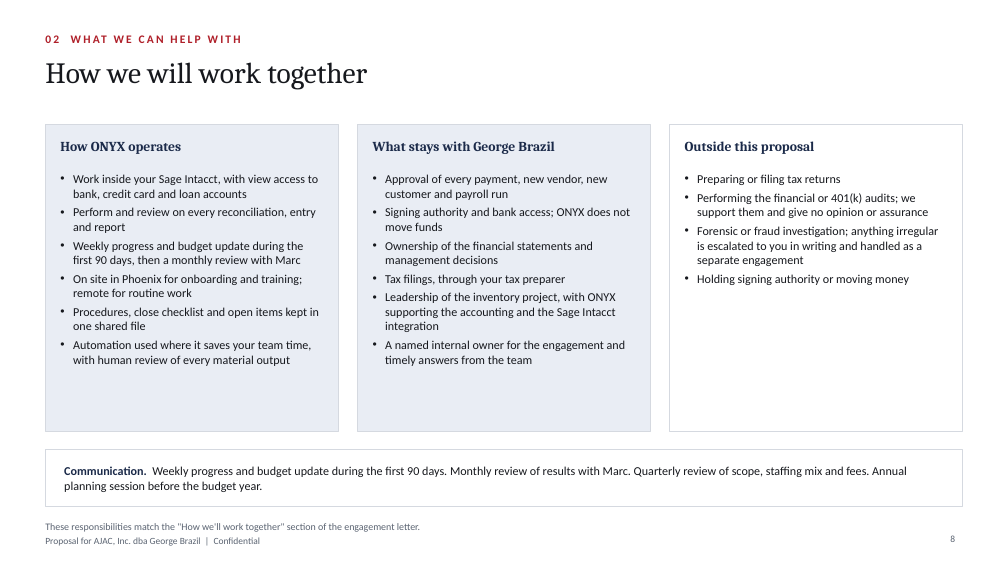
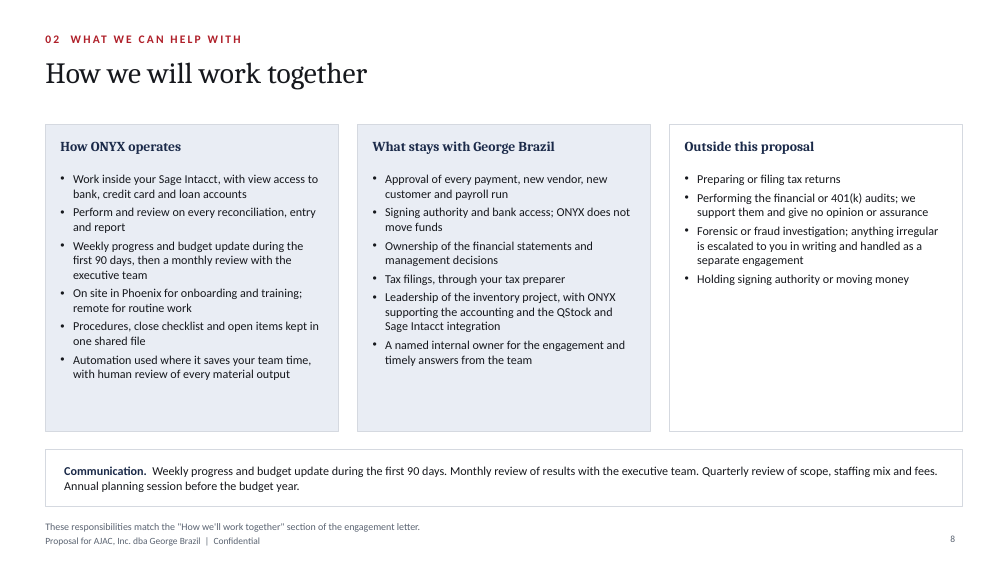
Before and after one commit to Onyxcfo/Engagement-Letter-Edits, a slide deck: slide 8 of Onyx_AJAC_Proposal.pptx. Drawn at 1008x567 pixels with LibreOffice and Linux fonts; fonts in the diff are those of the drawing; background and template pictures are left out. Boxes give left, top, right and bottom in pixels: in the first picture for what was removed or moved away, otherwise in the second. Text is boxed around its words. In the diff, an @@ line names an element or a change of style, - is before the commit and + after.

```diff
--- a/Onyx_AJAC_Proposal.pptx
+++ b/Onyx_AJAC_Proposal.pptx
@@ text at (x1=73, y1=241, x2=303, y2=279): text changed @@
-• Weekly progress and budget update during the first 90 days, then a monthly review with Marc
+• Weekly progress and budget update during the first 90 days, then a monthly review with the executive team
@@ text at (x1=385, y1=292, x2=616, y2=332): text changed @@
-• Leadership of the inventory project, with ONYX supporting the accounting and the Sage Intacct integration
+• Leadership of the inventory project, with ONYX supporting the accounting and the QStock and Sage Intacct integration
@@ text at (x1=64, y1=466, x2=938, y2=492): text changed @@
-Communication. Weekly progress and budget update during the first 90 days. Monthly review of results with Marc. Quarterly review of scope, staffing mix and fees. Annual planning session before the budget year.
+Communication. Weekly progress and budget update during the first 90 days. Monthly review of results with the executive team. Quarterly review of scope, staffing mix and fees. Annual planning session before the budget year.
```
Also in this commit, not shown: 3 other slides changed, 3 other files.
